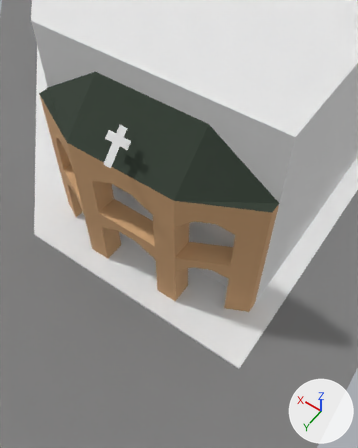
The Blender file assets/models/districts/descalzas/market.blend: old version first, new version second.
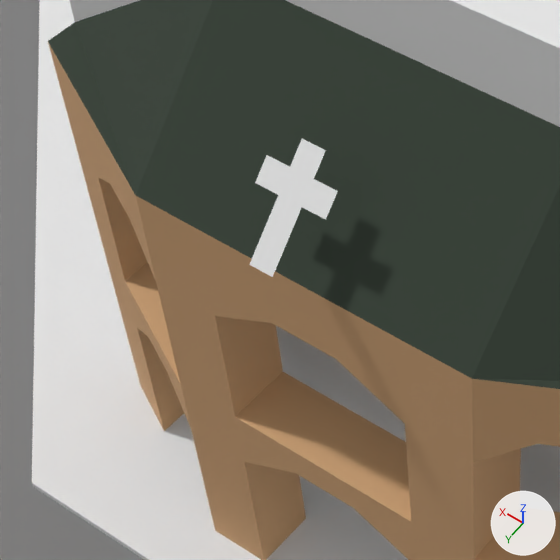
There are two pictures of each version: one from a 50 mm lens placed at (-9.61, 6.96, 20.05), pointed at (-3.41, -1.73, 6.4), one close up on the part from 7% to 56% of the width and 18% to 58% of the height. The axes (+X, +Y, +Z) are drawn at lower right. The lights are the same throughout. The first two pictures are the older version. Objects named as collision shapes, trigger or cutter boxes, shadow casters or lower levels of detail are left out.

Before the edit, the objects in view are built like this:
```python
me_plane_003 = bpy.data.meshes.new('Plane.003')
me_plane_003.from_pydata(...)  # 124 vertices, 91 faces; spans x -5.5..5.5, y -2.0..0.0, z 0.0..9.0
# faces by material slot: [88, 3]
me_plane_003.materials.append(mat_brick)  # beige #d2a679
me_plane_003.materials.append(mat_roof)  # dark grey #354035
me_plane_004 = bpy.data.meshes.new('Plane.004')
me_plane_004.from_pydata(...)  # 12 vertices, 5 faces; spans x -1.0..1.0, y -3.0..0.0, z 0.0
me_plane_005 = bpy.data.meshes.new('Plane.005')
me_plane_005.from_pydata(...)  # 22 vertices, 15 faces; spans x -57.0..7.0, y -1.0..51.0, z 0.0..0.1
me_plane_005.materials.append(mat_material)  # white #e7e7e7
ob_arch = bpy.data.objects.new('Arch', me_plane_003)
ob_arch.location = (-0.5, -2.0, 0.1)
ob_arch.rotation_euler = (0.0, 0.0, 6.283)  # degrees (0, 0, 360)
ob_cross = bpy.data.objects.new('Cross', me_plane_004)
ob_cross.location = (-0.5, -1.5, 7.7)
ob_cross.rotation_euler = (-0.785, 0.0, 6.283)  # degrees (-45, 0, 360)
ob_cross.scale = (0.5, 0.5, 0.5)
ob_sidewalk = bpy.data.objects.new('Sidewalk', me_plane_005)
ob_sidewalk.location = (0.0, -2.0, 0.0)
ob_sidewalk.rotation_euler = (0.0, 0.0, 3.142)  # degrees (0, 0, 180)
# also in view: 'Roads' at (27.0, -21.0, 0.0); 'Facade' at (23.5, -28.0, 5.1)
```
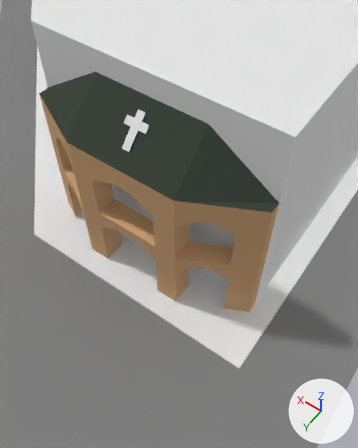
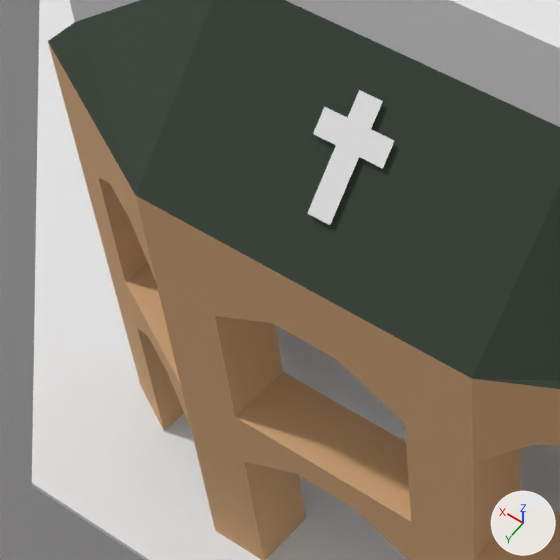
Boxes (x1, y1, x2, y2) around the edits, measured in the close-ups (560 x 560 px):
'Cross', moved
    before: (249, 139, 338, 277)
    after: (307, 90, 394, 225)

The change, as a diff of the scene's bpy script:
```diff
--- a/assets/models/districts/descalzas/market.blend.py
+++ b/assets/models/districts/descalzas/market.blend.py
@@ ob_cross @@
 ob_cross = bpy.data.objects.new('Cross', me_plane_004)
-ob_cross.location = (-0.5, -1.5, 7.7)
+ob_cross.location = (-0.5, -2.5, 7.7)
 ob_cross.rotation_euler = (-0.785, 0.0, 6.283)  # degrees (-45, 0, 360)
```
